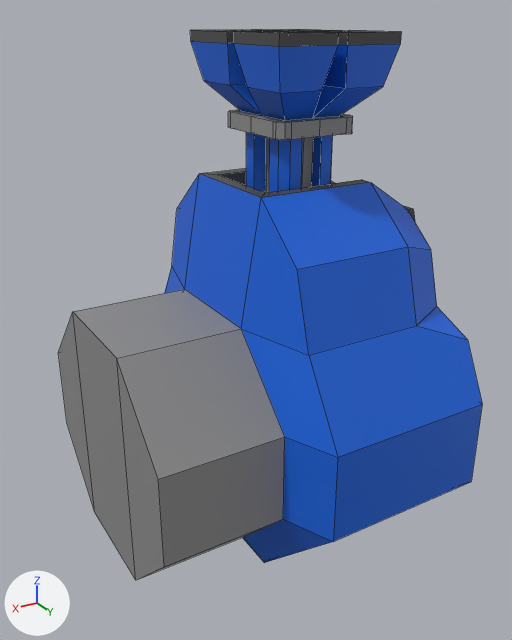
Before and after pictures for a commit that changed the FBX model Assets/Meshes/Player/MiningDrone/DroneTractorBeam.fbx.
Camera for both pictures: a 50 mm camera at (0.494, 0.745, 0.495) aimed at (0.052, 0.009, 0.127). The lights are fixed; the arrows at lower left show +X, +Y and +Z. Mesh edges are drawn as thin lines. Where no turn or scale is listed for an object, it has been applied to the vertices.

The first picture shows 'Cube.007', 'DroneTractorBeam'.
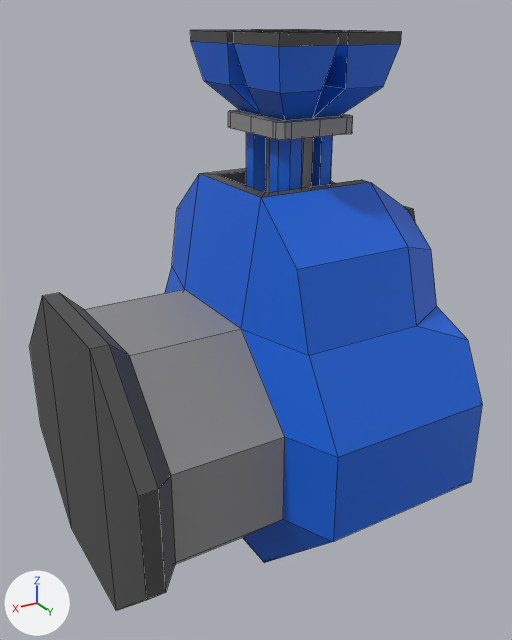
Commit message: fix: Added bases to Drone Laser and Drone Tractor Beam

Where the newer file only moved an object's origin or applied its transform, the numbers keep the older frame.

Changed parts and their boxes (x1, y1, x2, y2) in the pictures (512 x 640 px):
'DroneTractorBeam', reshaped (6% narrower)
    before: (58, 168, 482, 580)
    after: (84, 168, 482, 564)
'DroneTractorBeamBase', added
    after: (30, 293, 176, 611)
part 1 of me_cube_008, deleted
    before: (58, 312, 164, 580)

Patch to the scene script:
```diff
--- a/Assets/Meshes/Player/MiningDrone/DroneTractorBeam.fbx.py
+++ b/Assets/Meshes/Player/MiningDrone/DroneTractorBeam.fbx.py
@@ me_cube_008 @@
 # used by ob_dronetractorbeam; location = (0.0, 0.0, 0.0)
 # verts and faces of me_cube_008; kept vertices keep their numbers, new ones are numbered from 117
 # before: 0 (0.268, 0.077, -0.154) at pixel (135, 580), 1 (0.268, 0.174, -0.057) at pixel (164, 566), 2 (0.268, 0.174, 0.057) at pixel (158, 479), 3 (0.268, 0.077, 0.154) at pixel (116, 358), 24 (0.268, -0.077, -0.154) at pixel (94, 512)
 # before: 25 (0.268, -0.174, -0.057) at pixel (66, 422), 26 (0.268, -0.174, 0.057) at pixel (58, 352), 27 (0.268, -0.077, 0.154) at pixel (72, 311)
-me_cube_008.from_pydata(...)  # 117 vertices, 114 faces; spans x -0.158..0.268, y -0.236..0.236, z -0.233..0.308
+me_cube_008.from_pydata(...)  # 117 vertices, 111 faces; spans x -0.158..0.268, y -0.236..0.236, z -0.233..0.308
+# me_cube_008 part 1
+delete_faces([(0, 1, 2, 3), (0, 3, 27, 24), (24, 27, 26, 25)])
 me_cube_008.materials.append(mat_instrtbtexture_001)
@@ me_cube_004 @@
+me_cube_004.from_pydata(...)  # 24 vertices, 22 faces; spans x 0.254..0.3, y -0.201..0.201, z -0.178..0.178
+me_cube_004.materials.append(mat_instrtbtexture_001)  # picture img_shipatlas_png
@@ ob_dronetractorbeambase @@
+ob_dronetractorbeambase = bpy.data.objects.new('DroneTractorBeamBase', me_cube_004)
+ob_dronetractorbeambase.location = (0.0, 0.0, 0.0)
```
